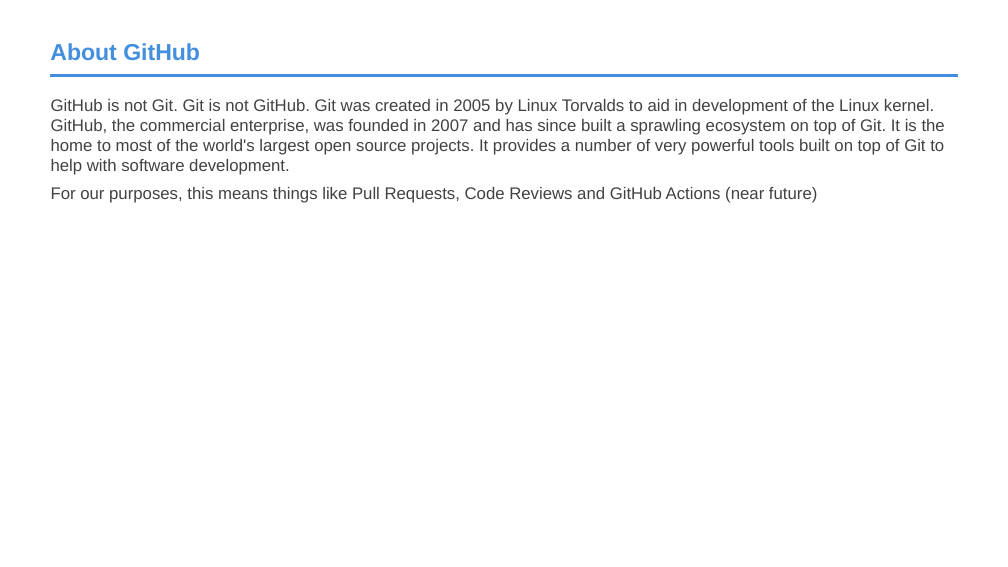
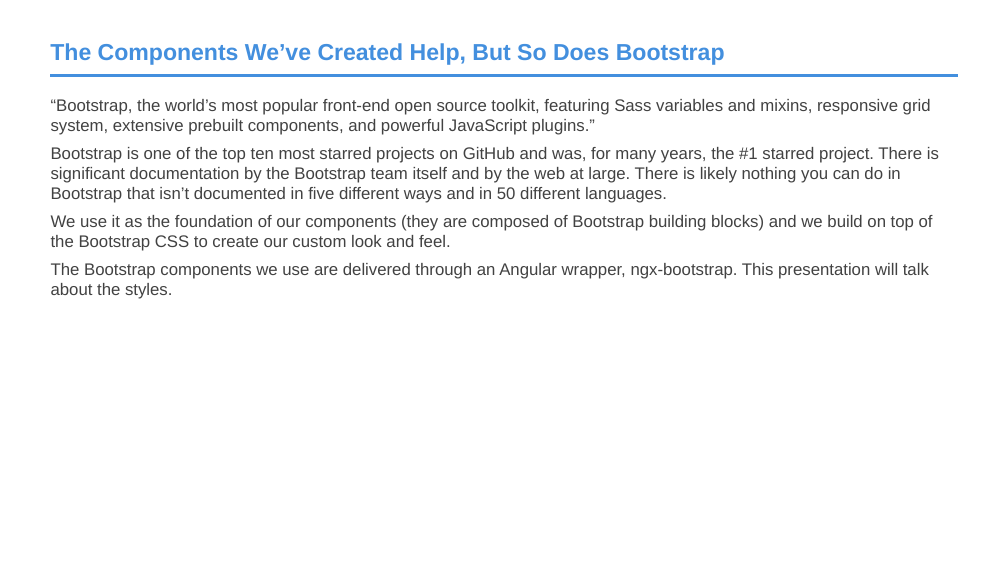
Before and after one commit to roblarsen/rob-larsen-presentations, a slide deck: slide 20 of css-bootstrap.pptx (slide 31 before the commit). Drawn at 1008x567 pixels with LibreOffice and Linux fonts; fonts in the diff are those of the drawing; background and template pictures are left out. Boxes give left, top, right and bottom in pixels: in the first picture for what was removed or moved away, otherwise in the second. Text is boxed around its words. In the diff, an @@ line names an element or a change of style, - is before the commit and + after.

```diff
--- a/css-bootstrap.pptx
+++ b/css-bootstrap.pptx
@@ title at [50,43,725,65]: text changed @@
-About GitHub
+The Components We’ve Created Help, But So Does Bootstrap
@@ text at [51,99,939,299]: text changed @@
-GitHub is not Git. Git is not GitHub. Git was created in 2005 by Linux Torvalds to aid in development of the Linux kernel. GitHub, the commercial enterprise, was founded in 2007 and has since built a sprawling ecosystem on top of Git. It is the home to most of the world's largest open source projects. It provides a number of very powerful tools built on top of Git to help with software development.
-For our purposes, this means things like Pull Requests, Code Reviews and GitHub Actions (near future)
+“Bootstrap, the world’s most popular front-end open source toolkit, featuring Sass variables and mixins, responsive grid system, extensive prebuilt components, and powerful JavaScript plugins.”
+Bootstrap is one of the top ten most starred projects on GitHub and was, for many years, the #1 starred project. There is significant documentation by the Bootstrap team itself and by the web at large. There is likely nothing you can do in Bootstrap that isn’t documented in five different ways and in 50 different languages.
+We use it as the foundation of our components (they are composed of Bootstrap building blocks) and we build on top of the Bootstrap CSS to create our custom look and feel.
+The Bootstrap components we use are delivered through an Angular wrapper, ngx-bootstrap. This presentation will talk about the styles.
```
Also in this commit, not shown: 3 other slides changed, 29 slides added, 32 slides removed.
